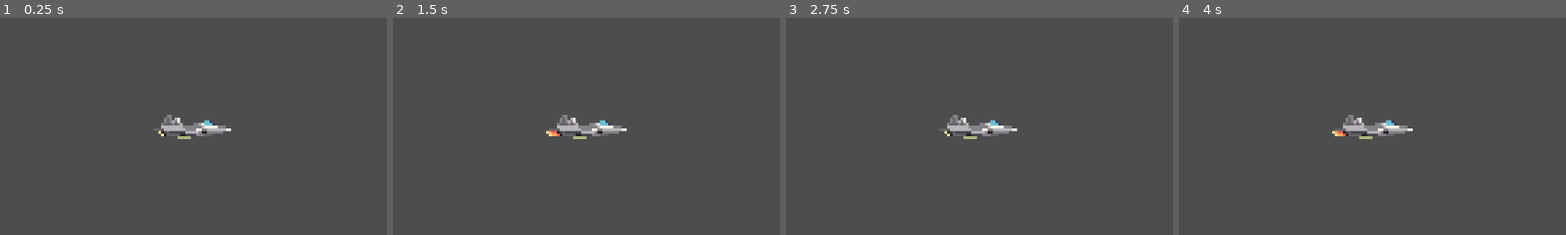
Above: before the commit, frames 1-4 (left to right).
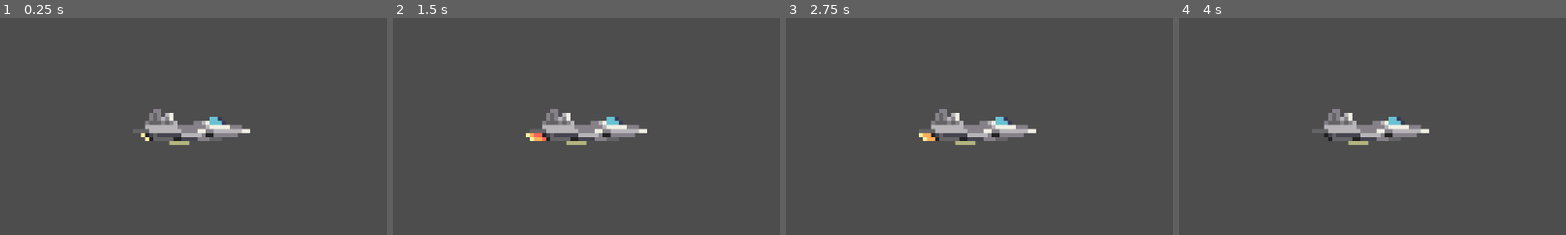
Above: after the commit, the same moments.

Repository: eddbra73/92005-Internal
Game: Godot game, scene res://Base Game.tscn
The game is run twice, just before and just after one commit, with the same random seed, the same clock (stepped at 60 frames per second) and the same inputs.
Inputs:
- Up to frame 1 (0.25 s): no input
- Up to frame 2 (1.5 s): tap Enter (ui_accept) at 0.5, 0.6, 0.77, 1.07, 1.25, 1.35 s; hold Right (ui_right) from 0.53 s (still down)
- Up to frame 3 (2.75 s): tap Enter (ui_accept) at 1.52, 1.82, 2, 2.1 s; release Right (ui_right) at 2.03 s; hold Left (ui_left) from 2.03 s (still down)
- Up to frame 4 (4 s): tap Enter (ui_accept) at 2.75, 2.85, 3.02, 3.32, 3.5, 3.6, 3.77 s; release Left (ui_left) at 2.78 s; hold Right (ui_right) from 2.78 s (still down)
The pictures show only the part of the screen within x 25-75%, y 25-75%; the shares and areas given below are measured in that part.

The runs differ from the first frame. In frame 1, 1.8% of the frame differs, in the area x 36-65%, y 41-59%; in frame 2, 1.9%, in the area x 34-66%, y 41-59%; in frame 3, 1.9%; in frame 4, 1.8%.

Commit message:
v1.3
Added movement but it doesn't really work.

Diff:
--- a/Base Game.tscn
+++ b/Base Game.tscn
@@ -1,58 +1,17 @@
-[gd_scene load_steps=8 format=3 uid="uid://ct11x2a3roqbu"]
+[gd_scene load_steps=3 format=3 uid="uid://ct11x2a3roqbu"]
 
-[ext_resource type="Texture2D" uid="uid://dvuslgw1hwk3a" path="res://sprites/spaceship (6).png" id="1_4jy6m"]
+[ext_resource type="PackedScene" uid="uid://cn3d87q3272o2" path="res://player.tscn" id="1_cejre"]
 
-[sub_resource type="AtlasTexture" id="AtlasTexture_pf6hh"]
-atlas = ExtResource("1_4jy6m")
-region = Rect2(0, 0, 120, 36)
+[sub_resource type="WorldBoundaryShape2D" id="WorldBoundaryShape2D_slgoh"]
+distance = -1.0
 
-[sub_resource type="AtlasTexture" id="AtlasTexture_vt21v"]
-atlas = ExtResource("1_4jy6m")
-region = Rect2(120, 0, 120, 36)
+[node name="Game" type="Node2D"]
 
-[sub_resource type="AtlasTexture" id="AtlasTexture_0joty"]
-atlas = ExtResource("1_4jy6m")
-region = Rect2(240, 0, 120, 36)
+[node name="CharacterBody2D" parent="." instance=ExtResource("1_cejre")]
 
-[sub_resource type="AtlasTexture" id="AtlasTexture_0xywp"]
-atlas = ExtResource("1_4jy6m")
-region = Rect2(360, 0, 120, 36)
-
-[sub_resource type="SpriteFrames" id="SpriteFrames_dggh8"]
-animations = [{
-"frames": [{
-"duration": 1.0,
-"texture": SubResource("AtlasTexture_pf6hh")
-}, {
-"duration": 1.0,
-"texture": SubResource("AtlasTexture_vt21v")
-}, {
-"duration": 1.0,
-"texture": SubResource("AtlasTexture_0joty")
-}, {
-"duration": 1.0,
-"texture": SubResource("AtlasTexture_0xywp")
-}],
-"loop": true,
-"name": &"new_animation",
-"speed": 5.0
-}]
-
-[sub_resource type="RectangleShape2D" id="RectangleShape2D_xepv1"]
-size = Vector2(120, 37)
-
-[node name="Node2D" type="Node2D"]
-
-[node name="CharacterBody2D" type="CharacterBody2D" parent="."]
-position = Vector2(576, 324)
+[node name="StaticBody2D" type="StaticBody2D" parent="."]
+position = Vector2(592, 228)
 metadata/_edit_group_ = true
 
-[node name="AnimatedSprite2D" type="AnimatedSprite2D" parent="CharacterBody2D"]
-sprite_frames = SubResource("SpriteFrames_dggh8")
-animation = &"new_animation"
-autoplay = "new_animation"
-
-[node name="CollisionShape2D" type="CollisionShape2D" parent="CharacterBody2D"]
-shape = SubResource("RectangleShape2D_xepv1")
-
-[node name="Camera2D" type="Camera2D" parent="CharacterBody2D"]
+[node name="CollisionShape2D" type="CollisionShape2D" parent="StaticBody2D"]
+shape = SubResource("WorldBoundaryShape2D_slgoh")
--- /dev/null
+++ b/Scripts/player_moving.gd
@@ -0,0 +1,28 @@
+extends CharacterBody2D
+
+
+const SPEED = 300.0
+const JUMP_VELOCITY = -400.0
+
+# Get the gravity from the project settings to be synced with RigidBody nodes.
+var gravity = ProjectSettings.get_setting("physics/2d/default_gravity")
+
+
+func _physics_process(delta):
+	# Add the gravity.
+	if not is_on_floor():
+		velocity.y += gravity * delta
+
+	# Handle jump.
+	if Input.is_action_just_pressed("ui_accept") and is_on_floor():
+		velocity.y = JUMP_VELOCITY
+
+	# Get the input direction and handle the movement/deceleration.
+	# As good practice, you should replace UI actions with custom gameplay actions.
+	var direction = Input.get_axis("ui_left", "ui_right")
+	if direction:
+		velocity.x = direction * SPEED
+	else:
+		velocity.x = move_toward(velocity.x, 0, SPEED)
+
+	move_and_slide()
--- a/player.tscn
+++ b/player.tscn
@@ -1,5 +1,6 @@
-[gd_scene load_steps=8 format=3 uid="uid://cn3d87q3272o2"]
+[gd_scene load_steps=9 format=3 uid="uid://cn3d87q3272o2"]
 
+[ext_resource type="Script" path="res://Scripts/player_moving.gd" id="1_333hp"]
 [ext_resource type="Texture2D" uid="uid://dvuslgw1hwk3a" path="res://sprites/spaceship (6).png" id="1_sr7yr"]
 
 [sub_resource type="AtlasTexture" id="AtlasTexture_pf6hh"]
@@ -38,20 +39,25 @@
 "speed": 5.0
 }]
 
-[sub_resource type="RectangleShape2D" id="RectangleShape2D_u144k"]
-size = Vector2(120, 37)
+[sub_resource type="CapsuleShape2D" id="CapsuleShape2D_terir"]
+radius = 14.0
+height = 114.0
 
-[node name="Node2D" type="Node2D"]
-
-[node name="CharacterBody2D" type="CharacterBody2D" parent="."]
-position = Vector2(119, 36)
+[node name="CharacterBody2D" type="CharacterBody2D"]
+position = Vector2(507, 279)
+script = ExtResource("1_333hp")
 metadata/_edit_group_ = true
 
-[node name="AnimatedSprite2D" type="AnimatedSprite2D" parent="CharacterBody2D"]
+[node name="AnimatedSprite2D" type="AnimatedSprite2D" parent="."]
 sprite_frames = SubResource("SpriteFrames_iges3")
 animation = &"new_animation"
 autoplay = "new_animation"
-frame_progress = 0.349246
+frame_progress = 0.498031
 
-[node name="CollisionShape2D" type="CollisionShape2D" parent="CharacterBody2D"]
-shape = SubResource("RectangleShape2D_u144k")
+[node name="Camera2D" type="Camera2D" parent="AnimatedSprite2D"]
+zoom = Vector2(1.5, 1.5)
+
+[node name="CollisionShape2D" type="CollisionShape2D" parent="."]
+position = Vector2(-2, 3)
+rotation = 1.5708
+shape = SubResource("CapsuleShape2D_terir")
--- a/project.godot
+++ b/project.godot
@@ -17,5 +17,6 @@
 
 [rendering]
 
+textures/canvas_textures/default_texture_filter=0
 renderer/rendering_method="gl_compatibility"
 renderer/rendering_method.mobile="gl_compatibility"
